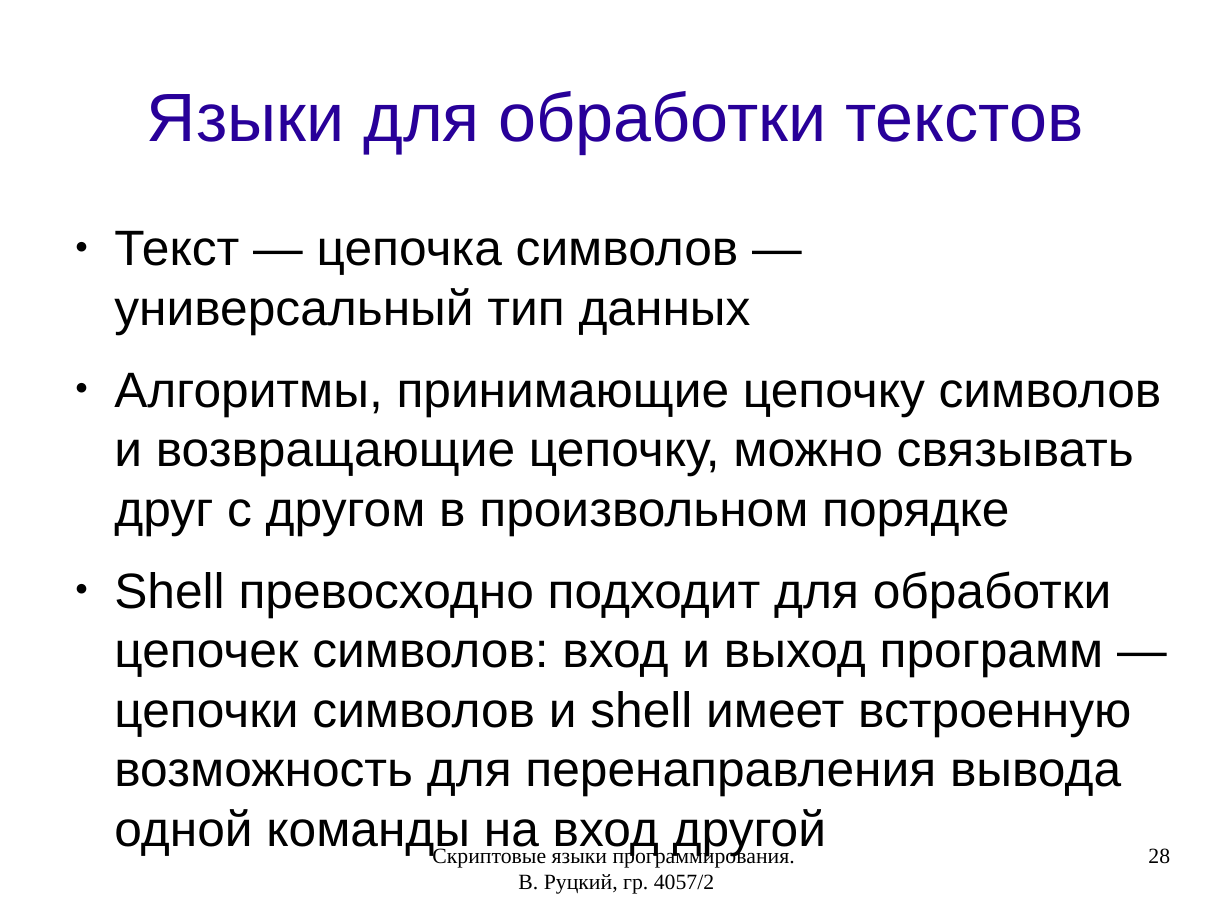
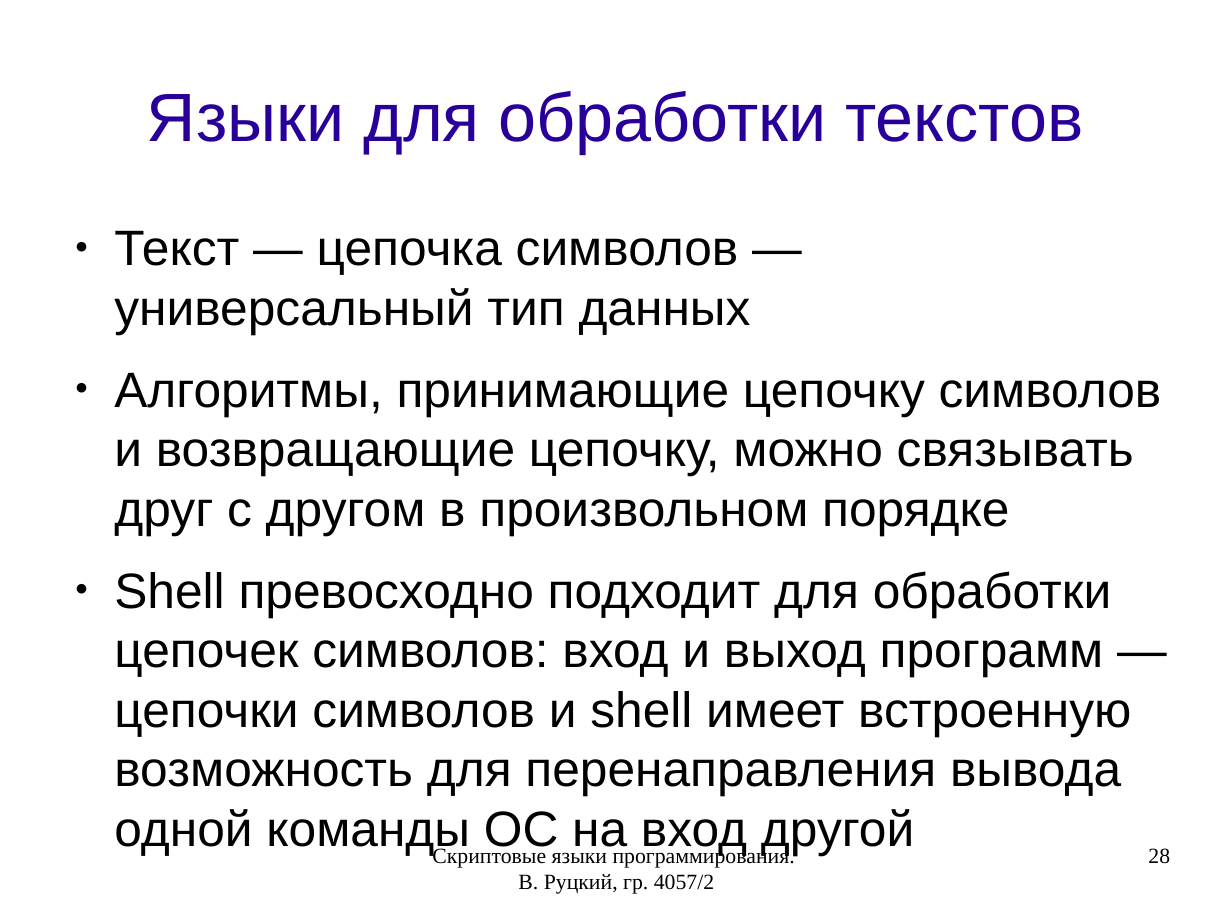
Before and after one commit to rutsky/semester07, a slide deck: slide 28 of Operation_systems/scripting_languages/40572_Rutsky_Scripting_languages.odp. Drawn at 1232x924 pixels with LibreOffice and Linux fonts; fonts in the diff are those of the drawing. Boxes give left, top, right and bottom in pixels: in the first picture for what was removed or moved away, otherwise in the second. Text is boxed around its words. In the diff, an @@ line names an element or a change of style, - is before the commit and + after.

```diff
--- a/Operation_systems/scripting_languages/40572_Rutsky_Scripting_languages.odp
+++ b/Operation_systems/scripting_languages/40572_Rutsky_Scripting_languages.odp
@@ text at (x1=114, y1=571, x2=1131, y2=856): text changed @@
-● Shell превосходно подходит для обработки цепочек символов: вход и выход программ — цепочки символов и shell имеет встроенную возможность для перенаправления вывода одной команды на вход другой
+● Shell превосходно подходит для обработки цепочек символов: вход и выход программ — цепочки символов и shell имеет встроенную возможность для перенаправления вывода одной команды ОС на вход другой
```
Also in this commit, not shown: 8 other slides changed, 16 slides added.
